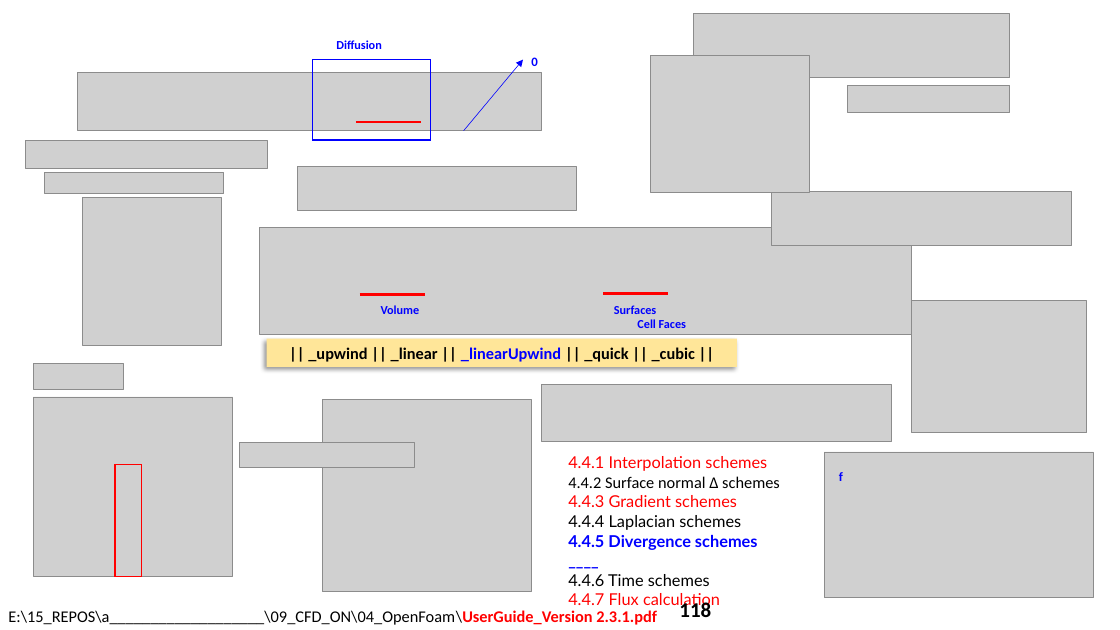
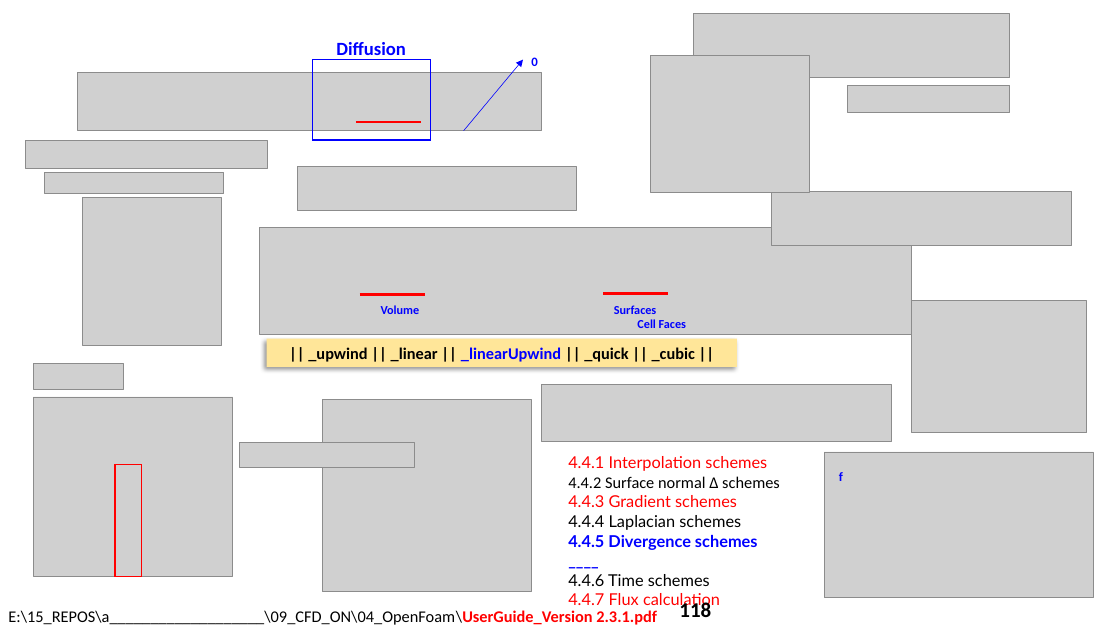
Before and after one commit to grossiRM/CFD_ON, a slide deck: slide 8 of 04_OpenFoam/openFoam_beta.pptx. Drawn at 1120x630 pixels with LibreOffice and Linux fonts; fonts in the diff are those of the drawing; grey boxes stand for pictures. Boxes give left, top, right and bottom in pixels: in the first picture for what was removed or moved away, otherwise in the second. Text is boxed around its words. In the diff, an @@ line names an element or a change of style, - is before the commit and + after.

```diff
--- a/04_OpenFoam/openFoam_beta.pptx
+++ b/04_OpenFoam/openFoam_beta.pptx
@@ text "Diffusion" at bbox=[336, 42, 405, 60]: size 10.5 to 16 pt @@
```
Also in this commit, not shown: 3 other slides changed, 17 other files.
